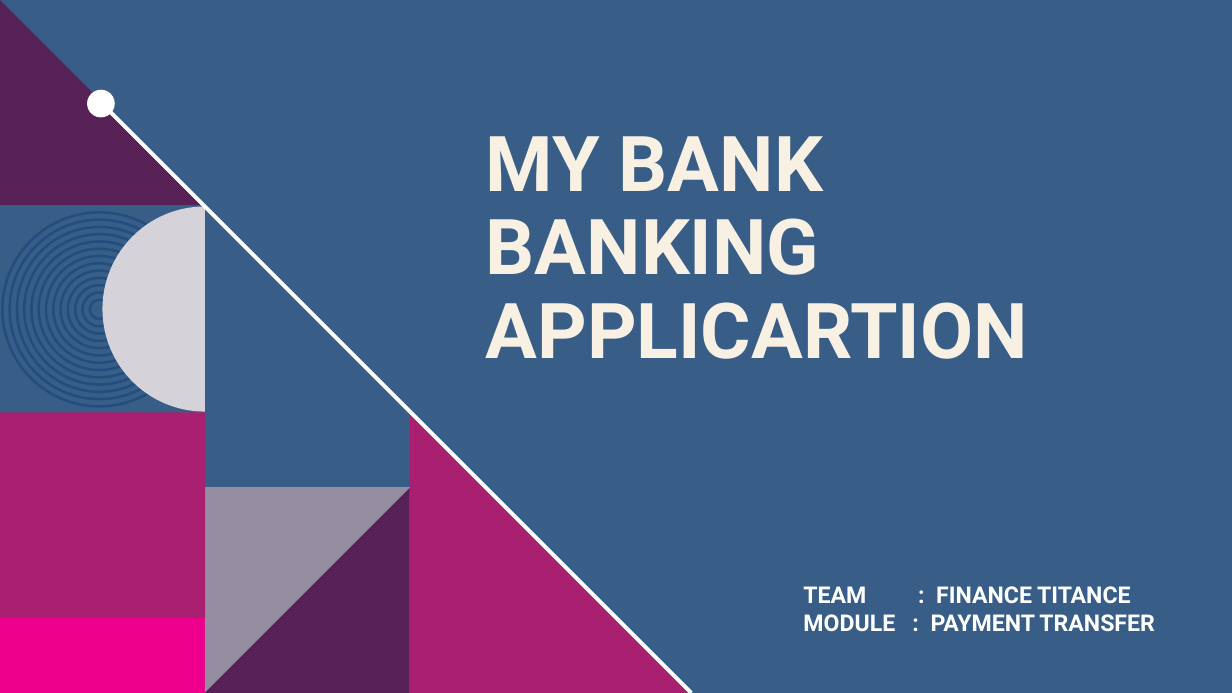
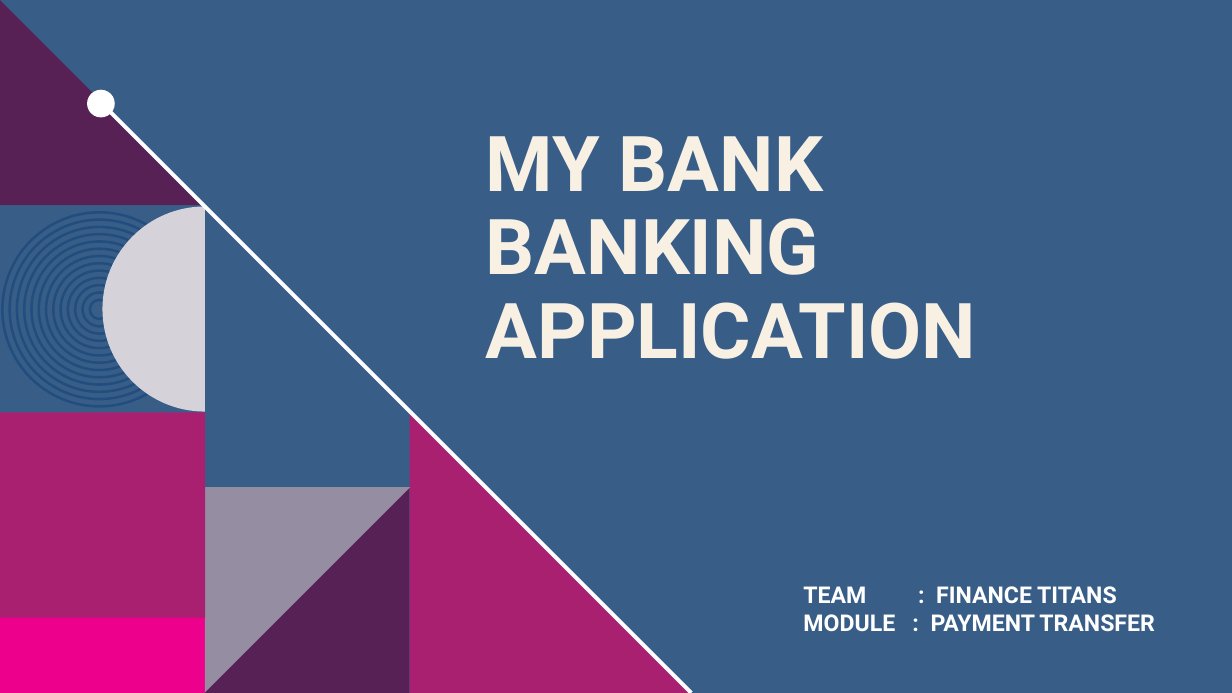
Before and after one commit to Arundhathi-Nayak/DLTE-JAVA-FULL-STACK-ARUNDHATHI-NAYAK-2024, a slide deck: slide 1 of PROJECT/Database-Documentation/MyBANK BANKING APPLICARTION.pptx. Drawn at 1232x693 pixels with LibreOffice and Linux fonts; fonts in the diff are those of the drawing; background and template pictures are left out. Boxes give left, top, right and bottom in pixels: in the first picture for what was removed or moved away, otherwise in the second. Text is boxed around its words. In the diff, an @@ line names an element or a change of style, - is before the commit and + after.

```diff
--- a/PROJECT/Database-Documentation/MyBANK BANKING APPLICARTION.pptx
+++ b/PROJECT/Database-Documentation/MyBANK BANKING APPLICARTION.pptx
@@ title at bbox=[486, 136, 976, 359]: text changed @@
-MY BANK BANKING APPLICARTION
+MY BANK BANKING APPLICATION
@@ text at bbox=[803, 586, 1117, 603]: text changed @@
-TEAM : FINANCE TITANCE
+TEAM : FINANCE TITANS
```
Also in this commit, not shown: 1 other slide changed, 3 slides added, 53 other files.
